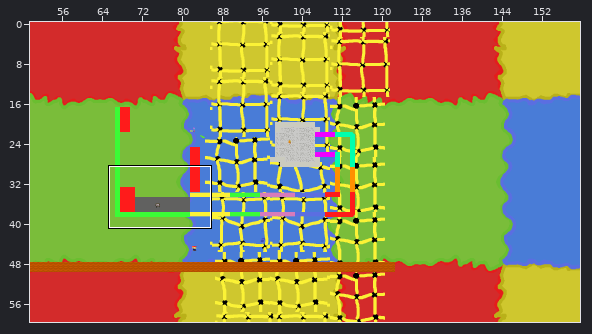
Two versions of a level (Tiled map (JSON), resources/mapData/mcDungeon.tmj). The picture above shows the old version from afar; the outline marks the close-up.
Close-up. First the earlier version:
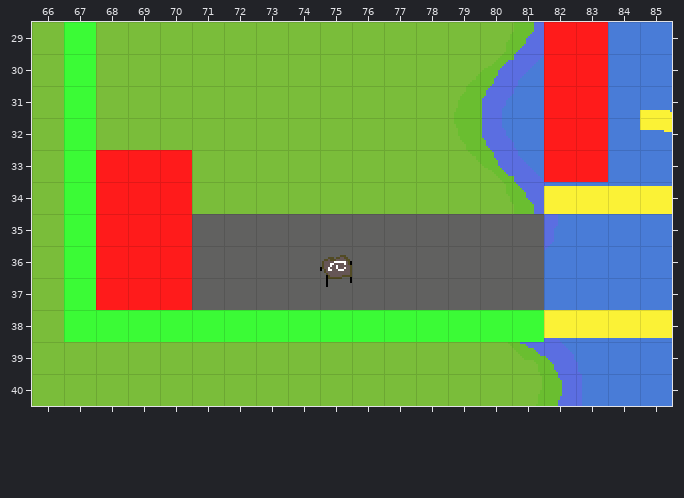
Cells are 16x16 px. Shown: x 66..85, y 29..40. The commit also changed other parts of the map, which this record leaves out.
New version:
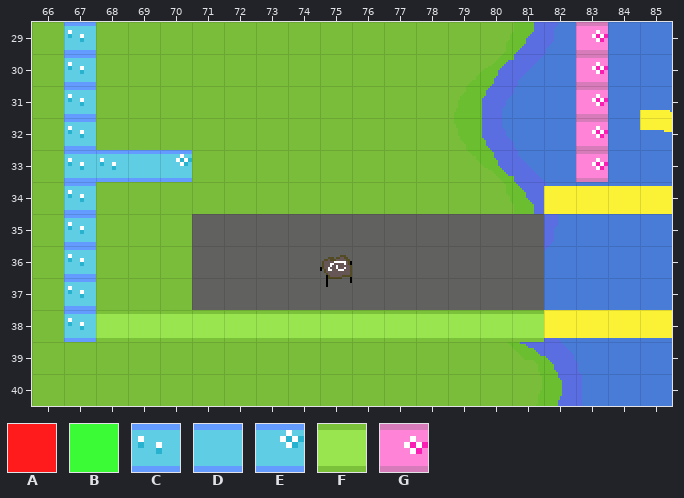
Key: from "mcdungeionTileset": A 3, B 6, C 8, D 9, E 10, F 13, G 18.
_ is an empty cell, . an unchanged one.
From old to new:
--- layer "Tile Layer 1"
@@ x 67..83 @@
-29 B..............AA
-30 B..............AA
-31 B..............AA
-32 B..............AA
-33 BAAA...........AA
-34 BAAA.............
-35 BAAA.............
-36 BAAA.............
-37 BAAA.............
-38 BBBBBBBBBBBBBBB..
+29 C.............._G
+30 C.............._G
+31 C.............._G
+32 C.............._G
+33 CCDE..........._G
+34 C___.............
+35 C___.............
+36 C___.............
+37 C___.............
+38 CFFFFFFFFFFFFFF..
